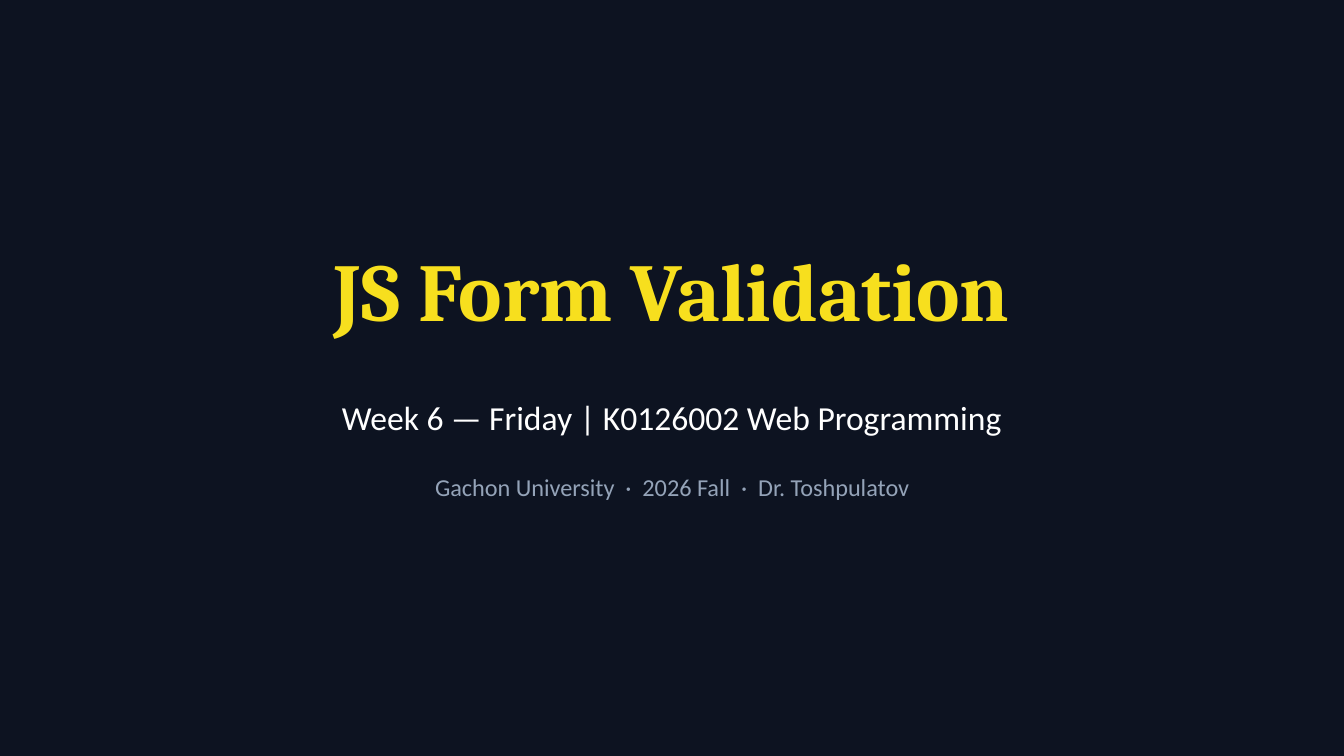
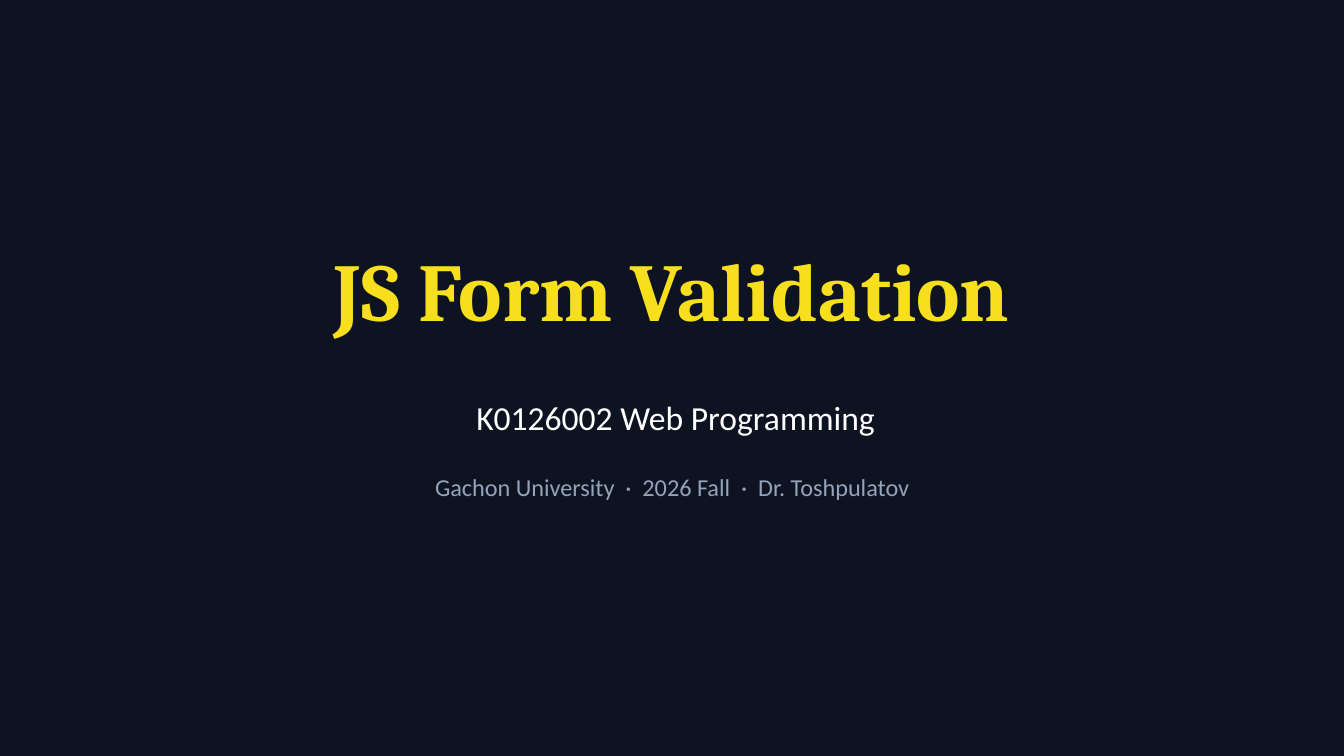
Before and after one commit to muxiddin19/WebPro, a slide deck: slide 1 of week7/WebPro_Week6_Fri_FormValidation_v3.pptx. Drawn at 1344x756 pixels with LibreOffice and Linux fonts; fonts in the diff are those of the drawing. Boxes give left, top, right and bottom in pixels: in the first picture for what was removed or moved away, otherwise in the second. Text is boxed around its words. In the diff, an @@ line names an element or a change of style, - is before the commit and + after.

```diff
--- a/week7/WebPro_Week6_Fri_FormValidation_v3.pptx
+++ b/week7/WebPro_Week6_Fri_FormValidation_v3.pptx
@@ text at box(476, 406, 875, 436): text changed @@
-Week 6 — Friday | K0126002 Web Programming
+K0126002 Web Programming
```
Also in this commit, not shown: 1 other slide changed, 1 other file.
